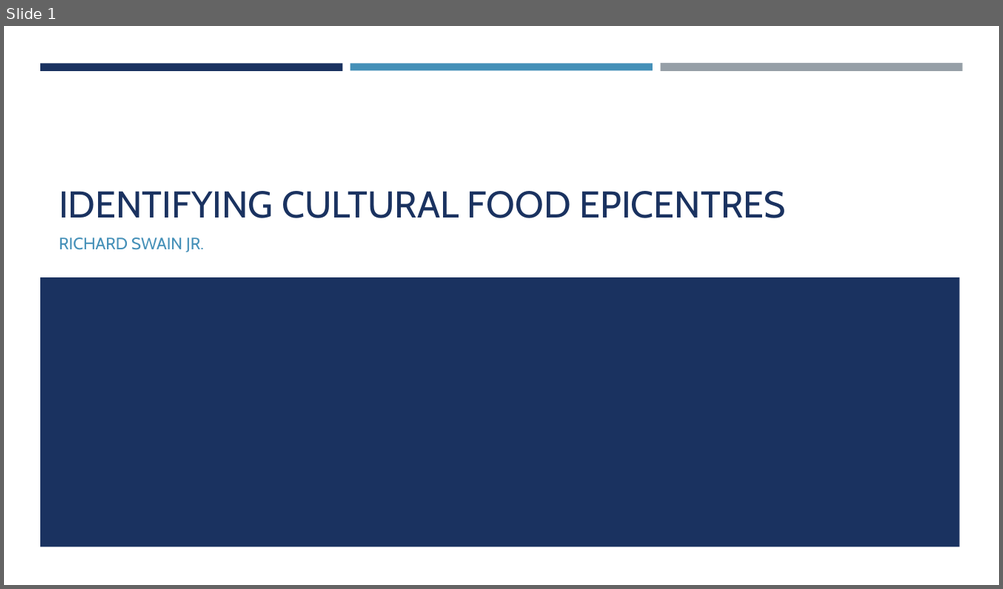
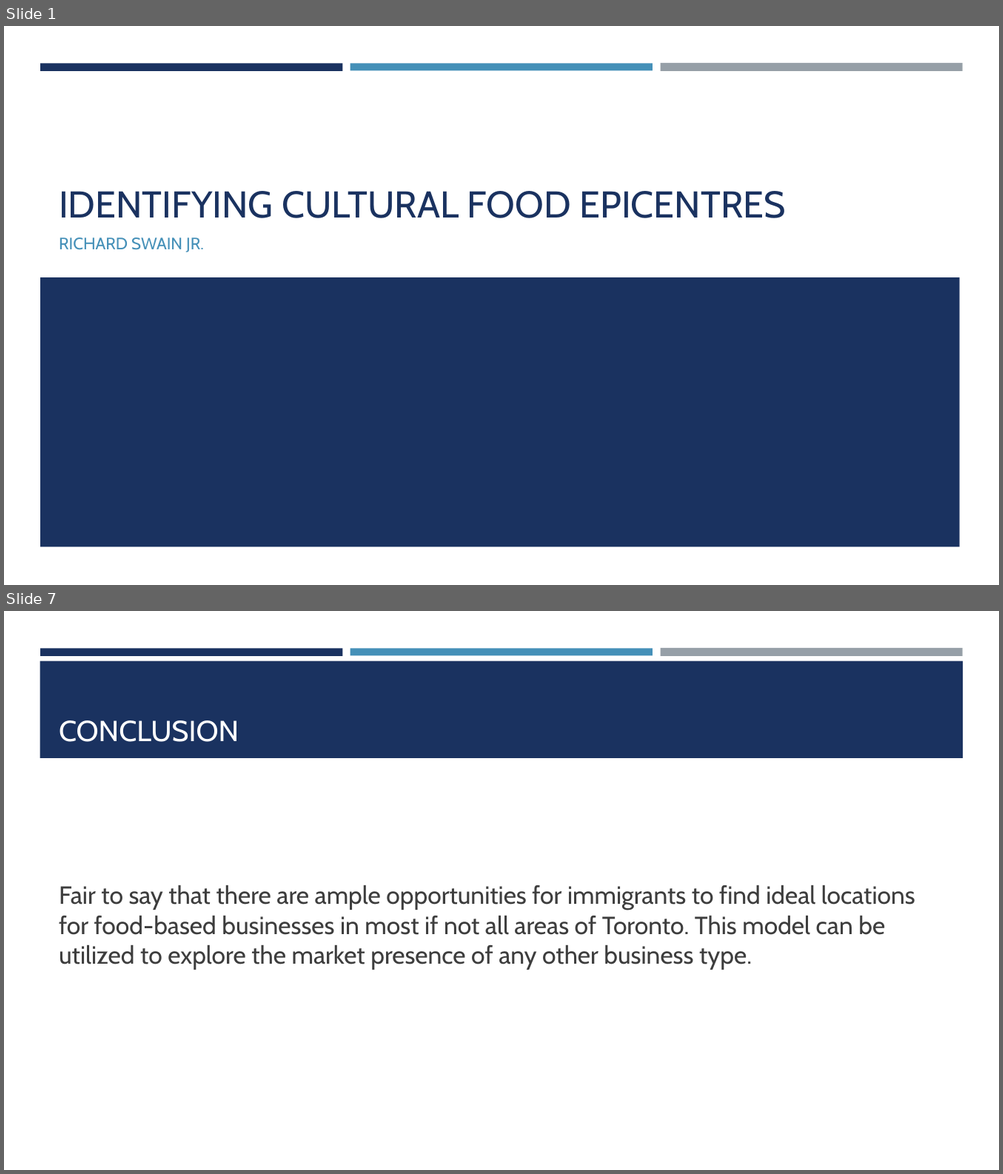
Before and after one commit to Exswain/Neighbourhood-Capstone, a slide deck: Data Science Final Project Presentation.pptx. Shown one above the other, each under a label of ours: slide 1 before the commit, slides 1 and 7 after it; the slides between them are not shown. The pictures are 1003x589 and 1003x1174 pixels, drawn with LibreOffice and Linux fonts; fonts in the diff are those of the drawing. Boxes give left, top, right and bottom in pixels: in the first picture for what was removed or moved away, otherwise in the second. Text is boxed around its words. In the diff, an @@ line names an element or a change of style, - is before the commit and + after.

```diff
--- a/Data Science Final Project Presentation.pptx
+++ b/Data Science Final Project Presentation.pptx
@@ slide 7 added at bbox=[4, 611, 999, 1170], background #FFFFFF; not listed: 3 template elements that a slide beside it also shows @@
@@ rectangle added at bbox=[40, 661, 963, 758], fill #1A3260 @@
@@ title added at bbox=[59, 721, 239, 742], 28 pt, text #FFFFFF @@
+CONCLUSION
@@ text added at bbox=[59, 886, 915, 970], 24 pt, text #3D3D3D @@
+Fair to say that there are ample opportunities for immigrants to find ideal locations for food-based businesses in most if not all areas of Toronto. This model can be utilized to explore the market presence of any other business type.
```
Also in this commit, not shown: 6 other slides added, 1 slide removed, 1 other file.
